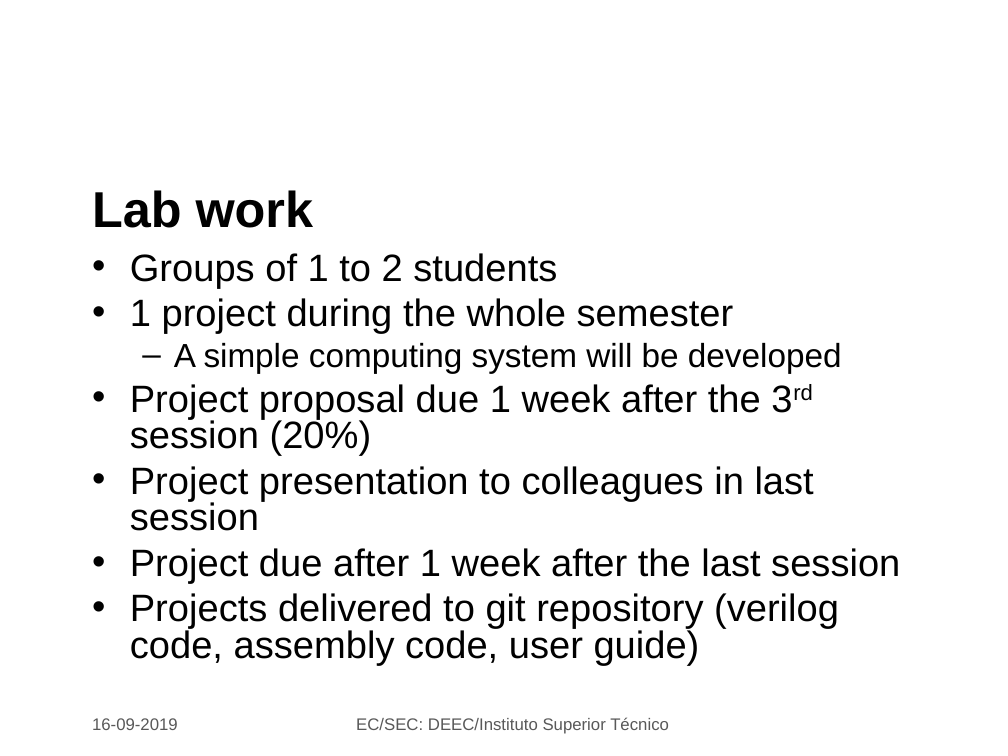
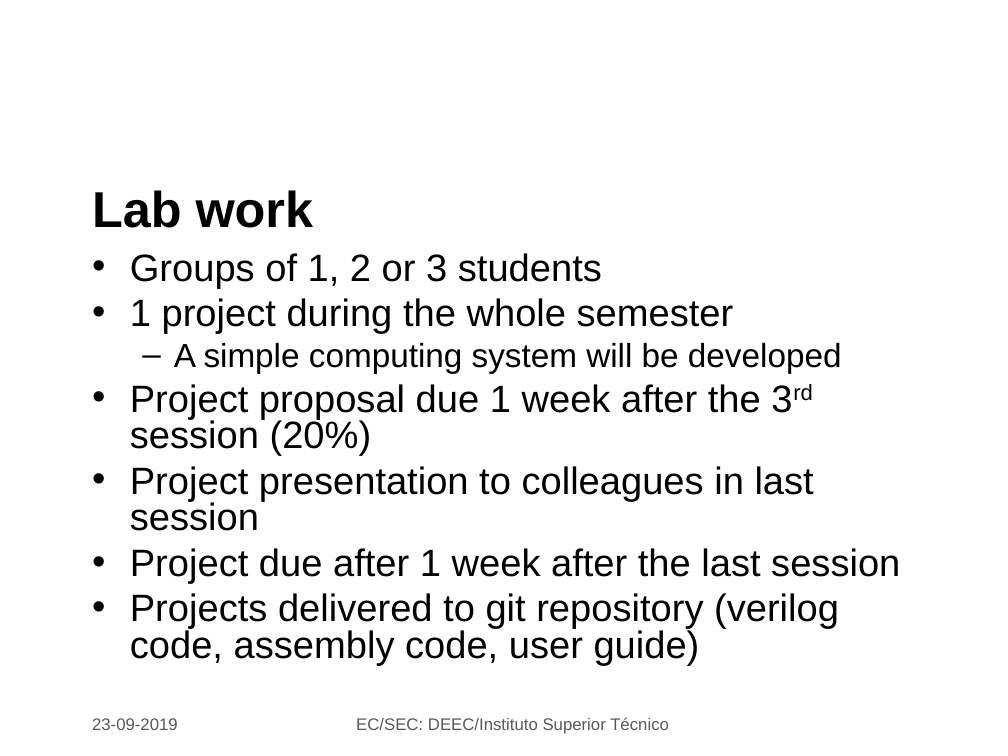
Before and after one commit to jjts/ist-sec, a slide deck: slide 7 of lectures/l1_intro/l1.odp. Drawn at 1008x756 pixels with LibreOffice and Linux fonts; fonts in the diff are those of the drawing; background and template pictures are left out. Boxes give left, top, right and bottom in pixels: in the first picture for what was removed or moved away, otherwise in the second. Text is boxed around its words. In the diff, an @@ line names an element or a change of style, - is before the commit and + after.

```diff
--- a/lectures/l1_intro/l1.odp
+++ b/lectures/l1_intro/l1.odp
@@ text at (130,253,602,289): text changed @@
-• Groups of 1 to 2 students
+• Groups of 1, 2 or 3 students
@@ text at (92,718,178,730): text changed @@
-16-09-2019
+23-09-2019
```
Also in this commit, not shown: 11 other slides changed, 2 other files.
